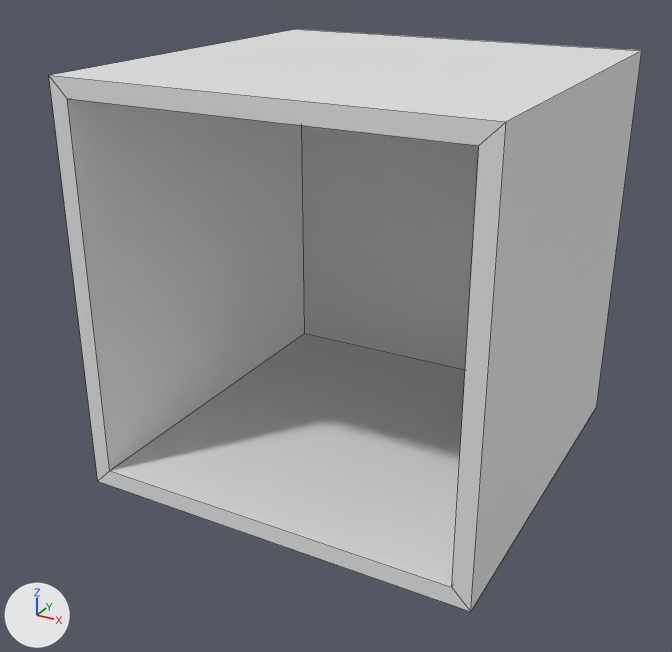
What one commit did to the FBX model public/assets/BOX/box.fbx.
Both versions are drawn from a 50 mm camera at (0.01489, -0.01461, 0.01303) aimed at (0.00479, 0.00375, 0.00385). Every picture has the same lights, and +X, +Y and +Z are marked at lower left. Mesh edges are drawn as thin lines. Where no turn or scale is listed for an object, it has been applied to the vertices.
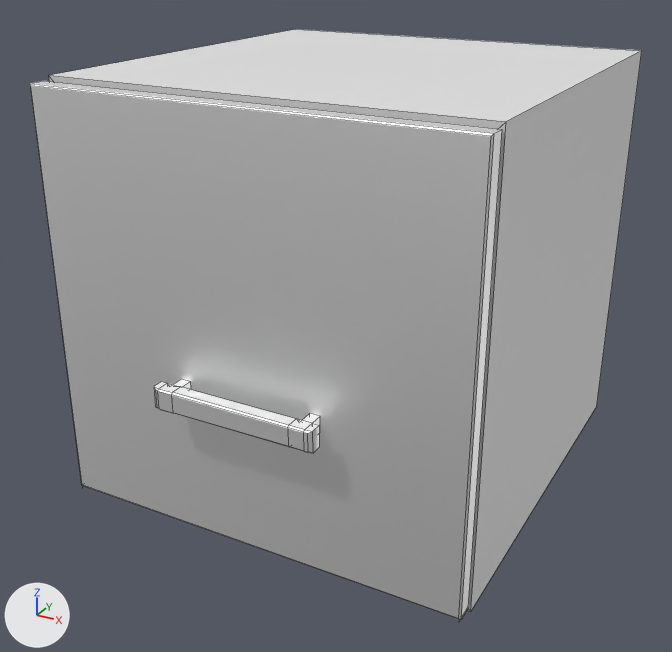
Commit message: [update] box model

Pixel boxes [x1, y1, x2, y2] of what changed, in the pictures (672 x 652 px):
'LockerDoor', added: after [30, 81, 502, 622]
'Cube', unchanged, covered by the edit: [49, 29, 642, 612] in both

The change, as a diff of the scene's bpy script:
```diff
--- a/public/assets/BOX/box.fbx.py
+++ b/public/assets/BOX/box.fbx.py
@@ mat_locker1 @@
+mat_locker1 = principled_material('Locker1')
+mat_locker1.base_color = (1.0, 1.0, 1.0)  # white #ffffff
+mat_locker1.metallic = 1.0
+mat_locker1.roughness = 0.553
@@ me_drawer_top_002 @@
+me_drawer_top_002.from_pydata(...)  # 80 vertices, 77 faces; spans x -0.00513..0.00495, y -0.00118..-0.00003, z -0.00517..0.00468
+me_drawer_top_002.materials.append(mat_locker1)  # white #ffffff
@@ ob_lockerdoor @@
+ob_lockerdoor = bpy.data.objects.new('LockerDoor', me_drawer_top_002)
+ob_lockerdoor.location = (0.005, 0.0, 0.0052)
```
